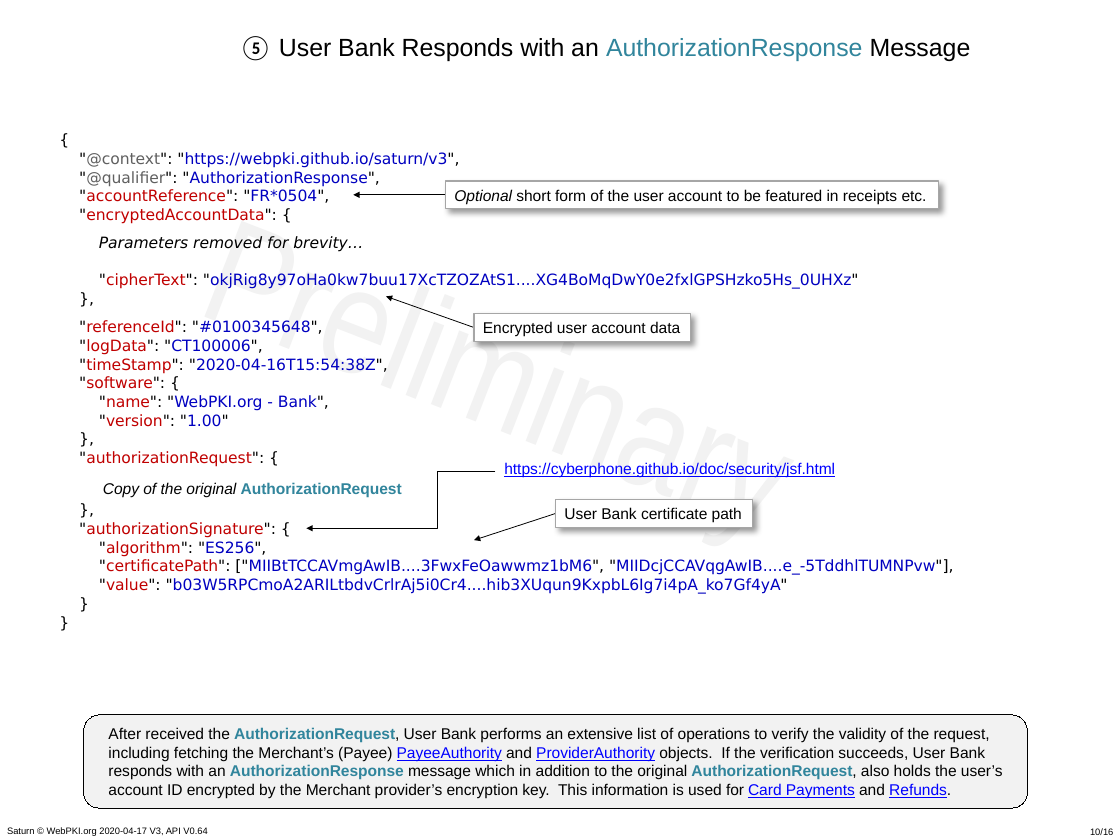
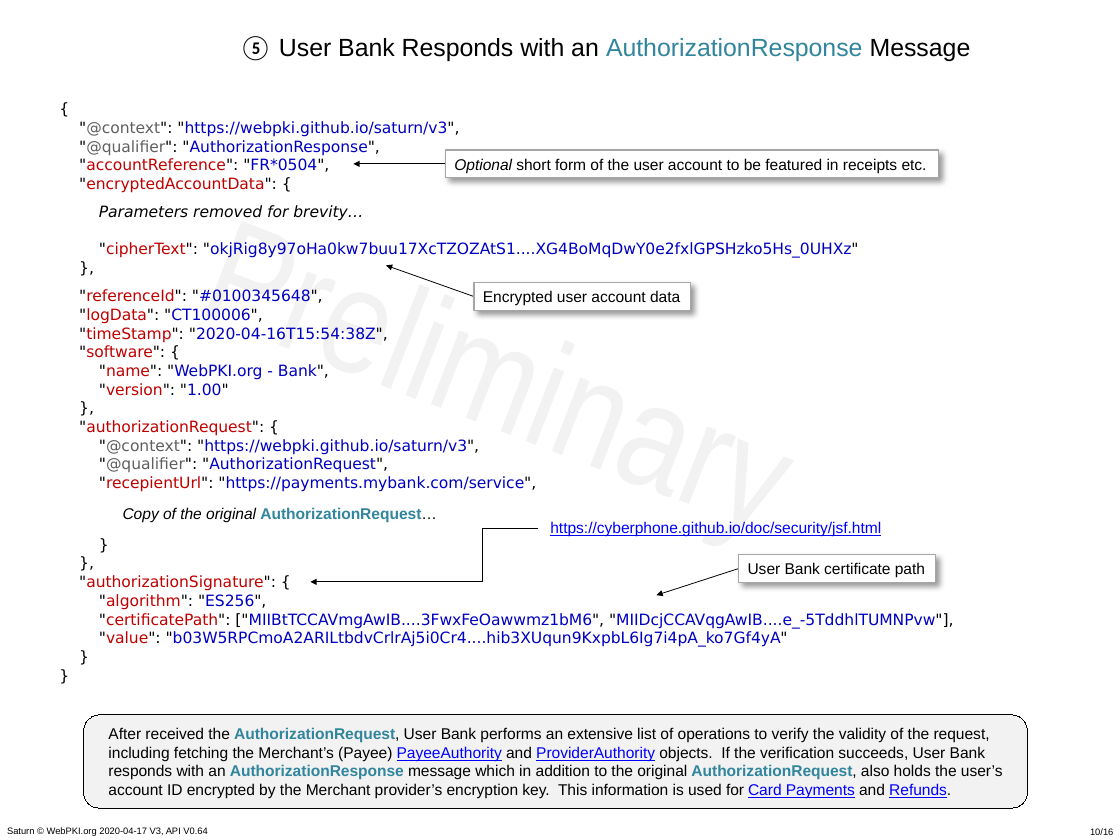
Before and after one commit to cyberphone/doc, a slide deck: slide 10 of saturn/saturn-v3-presentation.pptx. Drawn at 1120x840 pixels with LibreOffice and Linux fonts; fonts in the diff are those of the drawing; background and template pictures are left out. Boxes give left, top, right and bottom in pixels: in the first picture for what was removed or moved away, otherwise in the second. Text is boxed around its words. In the diff, an @@ line names an element or a change of style, - is before the commit and + after.

```diff
--- a/saturn/saturn-v3-presentation.pptx
+++ b/saturn/saturn-v3-presentation.pptx
@@ text "{ "@context": "https://webpki.github.io/saturn/v3", "@qualif ...": place and size @@
-text "{ "@context": "https://webpki.github.io/saturn/v3", "@qualif ..." at box(79, 152, 954, 594)
+text "{ "@context": "https://webpki.github.io/saturn/v3", "@qualif ..." at box(79, 121, 954, 647)
@@ 2 rectangles, 2 arrows: place and size @@
-2 rectangles, 2 arrows at box(353, 181, 939, 342)
+2 rectangles, 2 arrows at box(353, 150, 939, 310)
@@ text at box(79, 289, 954, 647): text changed @@
-"referenceId": "#0100345648",
-"logData": "CT100006",
-"timeStamp": "2020-04-16T15:54:38Z",
-"software": {
-"name": "WebPKI.org - Bank",
-"version": "1.00"
-},
-"authorizationRequest": {
-Copy of the original AuthorizationRequest
-},
-"authorizationSignature": {
-"algorithm": "ES256",
-"certificatePath": ["MIIBtTCCAVmgAwIB....3FwxFeOawwmz1bM6", "MIIDcjCCAVqgAwIB....e_-5TddhlTUMNPvw"],
-"value": "b03W5RPCmoA2ARILtbdvCrlrAj5i0Cr4....hib3XUqun9KxpbL6Ig7i4pA_ko7Gf4yA"
-}
-}
+"referenceId": "#0100345648",
+"logData": "CT100006",
+"timeStamp": "2020-04-16T15:54:38Z",
+"software": {
+"name": "WebPKI.org - Bank",
+"version": "1.00"
+},
+"authorizationRequest": {
+"@context": "https://webpki.github.io/saturn/v3",
+"@qualifier": "AuthorizationRequest",
+"recepientUrl": "https://payments.mybank.com/service",
+Copy of the original AuthorizationRequest…
+}
+},
+"authorizationSignature": {
+"algorithm": "ES256",
+"certificatePath": ["MIIBtTCCAVmgAwIB....3FwxFeOawwmz1bM6", "MIIDcjCCAVqgAwIB....e_-5TddhlTUMNPvw"],
+"value": "b03W5RPCmoA2ARILtbdvCrlrAj5i0Cr4....hib3XUqun9KxpbL6Ig7i4pA_ko7Gf4yA"
+}
+}
@@ elbow arrow moved from (495, 472) - (307, 529) to (539, 529) - (310, 581) @@
@@ text "https://cyberphone.github.io/doc/security/jsf.html": place and size @@
-text "https://cyberphone.github.io/doc/security/jsf.html" at box(504, 462, 835, 478)
+text "https://cyberphone.github.io/doc/security/jsf.html" at box(550, 521, 881, 536)
@@ arrow moved from (556, 513) - (474, 540) to (739, 569) - (656, 595) @@
@@ rectangle "User Bank certificate path": place and size @@
-rectangle "User Bank certificate path" at box(556, 500, 753, 528)
+rectangle "User Bank certificate path" at box(739, 554, 936, 582)
```
Also in this commit, not shown: 3 other slides changed, 1 other file.
